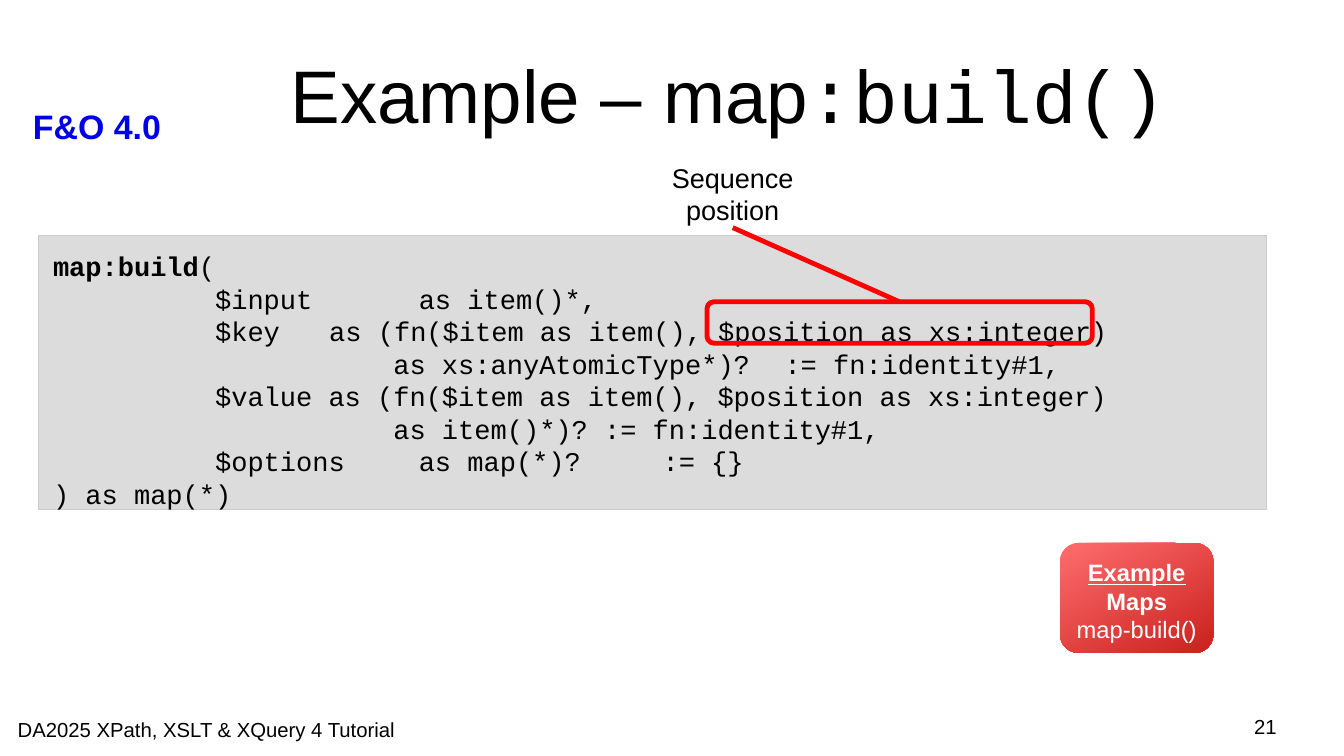
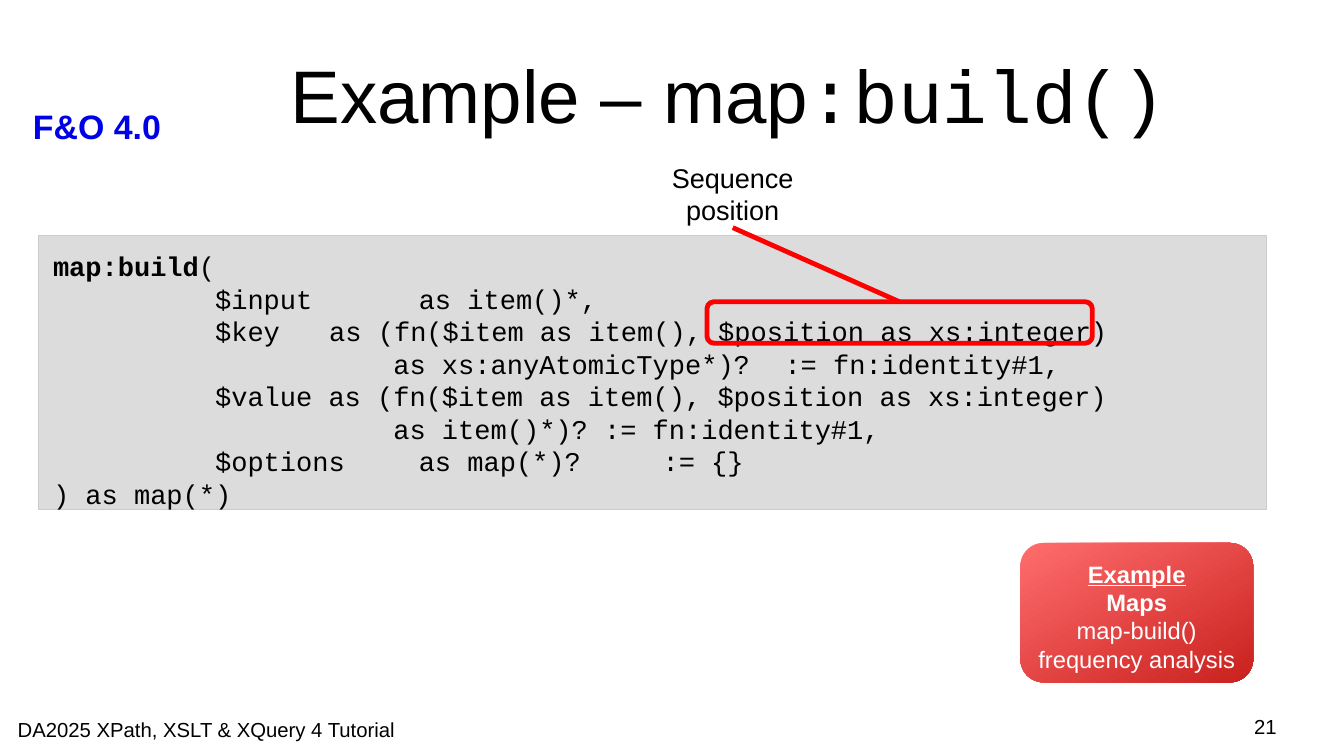
Before and after one commit to johnlumley/johnlumley.github.io, a slide deck: slide 21 of DA2025/slides/QT4-FO.odp. Drawn at 1344x756 pixels with LibreOffice and Linux fonts; fonts in the diff are those of the drawing; background and template pictures are left out. Boxes give left, top, right and bottom in pixels: in the first picture for what was removed or moved away, otherwise in the second. Text is boxed around its words. In the diff, an @@ line names an element or a change of style, - is before the commit and + after.

```diff
--- a/DA2025/slides/QT4-FO.odp
+++ b/DA2025/slides/QT4-FO.odp
@@ rounded rectangle "Example Maps map-build() frequency analysis": place and size @@
-rounded rectangle "Example Maps map-build() frequency analysis" at (1061, 543, 1215, 652)
+rounded rectangle "Example Maps map-build() frequency analysis" at (1021, 543, 1254, 682)
@@ text in rounded rectangle at (1038, 566, 1235, 673): text changed; bold off @@
-Example
-Maps
-map-build()
+Example
+Maps
+map-build()
+frequency analysis
```
Also in this commit, not shown: 3 other slides changed, 4 other files.
